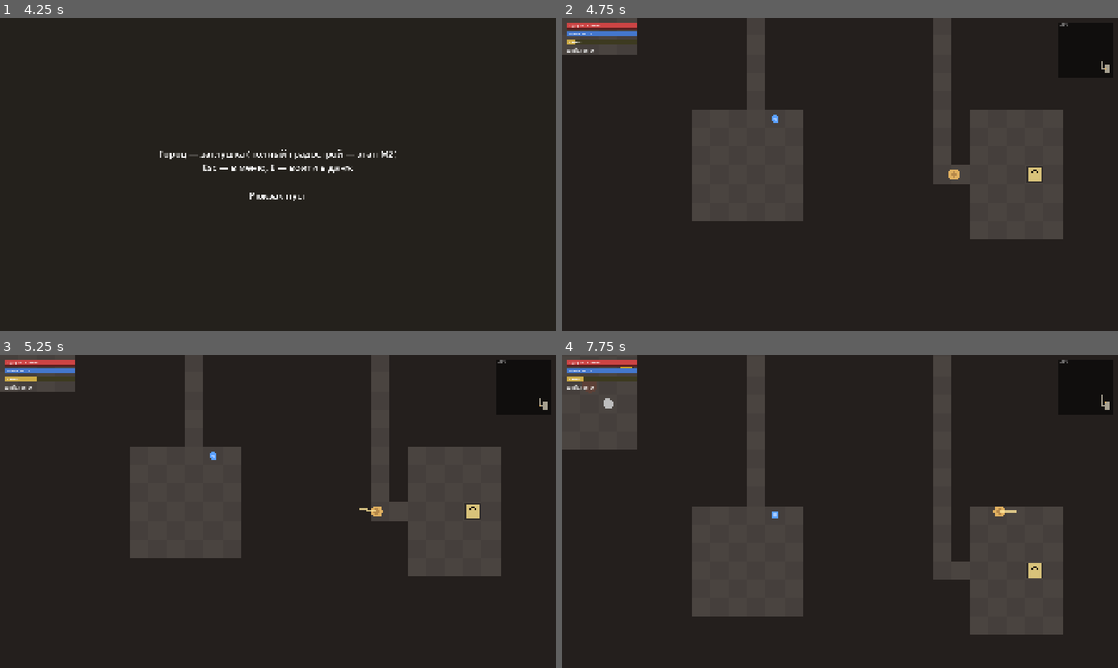
Above: before the commit, frames 1-4 (two rows, left to right).
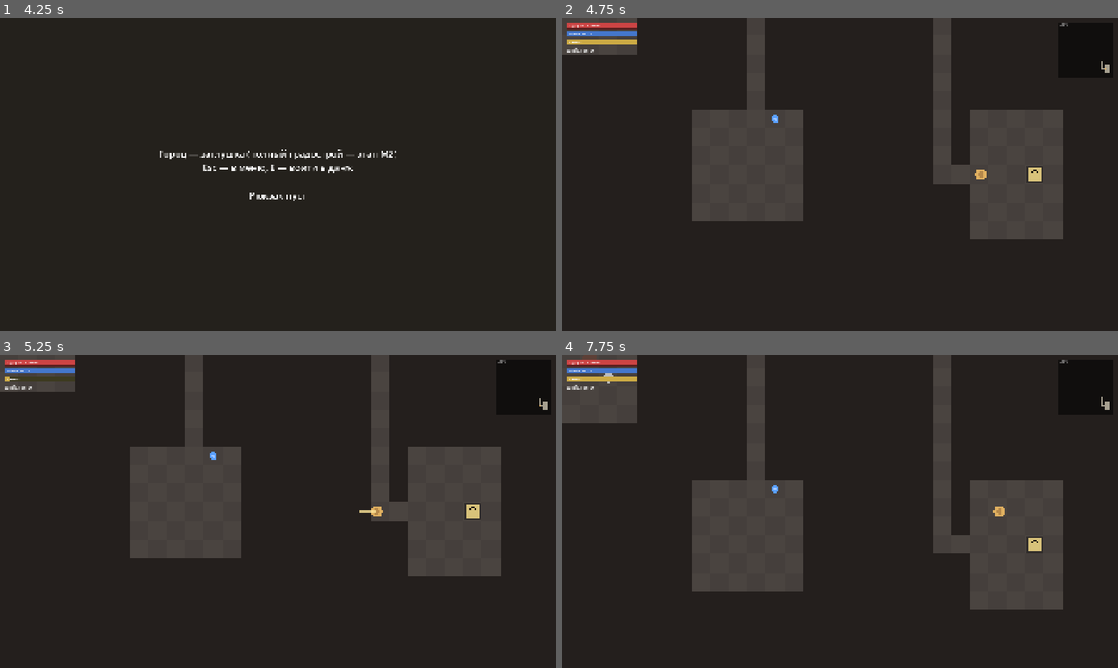
Above: after the commit, the same moments.

Repository: SDVGames-Studio/pepel-i-mana
Game: Godot game, scene res://scenes/main_menu.tscn
Two runs of this game, one before a commit and one after it. Both use one fixed random seed, a clock stepped at 60 frames per second and the inputs below.
Inputs (mouse positions are in pixels of both pictures, inside the frame that each line leads up to):
- Up to frame 1 (4.25 s): click "Новая игра" at 0.5 s; tap Enter at 1.25, 2.75 s; move the mouse to (400, 158) at 1.27 s; hold D (move_right) 1.28-2.03 s; tap Space (attack, bound only before the commit) at 1.35, 2, 2.3, 2.85, 3.5, 3.8 s; click (400, 158) at 1.42 s; tap Shift (dash, bound only before the commit) at 1.55, 2.1, 3.05, 3.6 s; move the mouse to (166, 190) at 2.02 s; hold S (move_down) 2.03-2.78 s; click (166, 190) at 2.17 s; move the mouse to (333, 105) at 2.77 s; hold D (move_right) 2.78-3.53 s; click (333, 105) at 2.92 s; move the mouse to (250, 237) at 3.52 s; hold W (move_up) from 3.53 s (still down); click (250, 237) at 3.67 s
- Up to frame 2 (4.75 s): tap Enter at 4.25 s; move the mouse to (1006, 221) at 4.27 s; release W (move_up) at 4.28 s; hold A (move_left) from 4.28 s (still down); hold E (interact) from 4.28 s (still down); click (1006, 221) at 4.42 s; tap Shift (dash, bound only before the commit) at 4.55 s
- Up to frame 3 (5.25 s): keep holding A (move_left); move the mouse to (111, 464) at 5.02 s; release E (interact) at 5.03 s; tap Space (attack, bound only before the commit) at 5.1 s; click (111, 464) at 5.17 s
- Up to frame 4 (7.75 s): tap Space (attack, bound only before the commit) at 5.75, 6.6 s; move the mouse to (867, 511) at 5.77 s; release A (move_left) at 5.78 s; hold S (move_down) 5.78-6.53 s; tap Shift (dash, bound only before the commit) at 5.85, 7.35 s; click (867, 511) at 5.92 s; move the mouse to (756, 433) at 6.52 s; hold D (move_right) 6.53-7.28 s; click (756, 433) at 6.67 s; move the mouse to (962, 495) at 7.27 s; hold W (move_up) from 7.28 s (still down); click (962, 495) at 7.42 s

Frame 1 is identical in both runs. In frame 2, 0.3% of the frame differs, in the area x 2-77%, y 6-52%; in frame 3, 0.1%; in frame 4, 8.1%, in the area x 0-98%, y 3-90%.

Commit message:
M1: управление по правкам заказчика - удар ЛКМ в сторону курсора, уворот на Space (отпрыг ~1.2 тайла)

Diff:
--- a/data/dungeon.json
+++ b/data/dungeon.json
@@ -19,8 +19,8 @@
 		"attack_range": 30,
 		"attack_arc": 90,
 		"attack_cooldown": 0.4,
-		"dash_mult": 3.0,
-		"dash_time": 0.15,
+		"dash_distance": 38,
+		"dash_time": 0.12,
 		"dash_cooldown": 1.5,
 		"vision_tiles": 6
 	},
--- a/project.godot
+++ b/project.godot
@@ -49,11 +49,6 @@
 }
 dash={
 "deadzone": 0.2,
-"events": [Object(InputEventKey,"resource_local_to_scene":false,"resource_name":"","device":-1,"window_id":0,"alt_pressed":false,"shift_pressed":false,"ctrl_pressed":false,"meta_pressed":false,"pressed":false,"keycode":0,"physical_keycode":4194325,"key_label":0,"unicode":0,"location":0,"echo":false,"script":null)
-]
-}
-attack={
-"deadzone": 0.2,
 "events": [Object(InputEventKey,"resource_local_to_scene":false,"resource_name":"","device":-1,"window_id":0,"alt_press …(190 unchanged characters)…
 ]
 }
--- a/scripts/hero.gd
+++ b/scripts/hero.gd
@@ -1,6 +1,6 @@
 extends CharacterBody2D
-## Герой (M1): движение WASD/стрелки, рывок на Shift, удар ближнего боя
-## в сторону курсора мыши (Space или ЛКМ). Примитивы вместо спрайтов — арт в M8.
+## Герой (M1): движение WASD/стрелки, уворот-отпрыг на Space,
+## удар ближнего боя ЛКМ в сторону курсора. Примитивы вместо спрайтов — арт в M8.
 
 signal died
 
@@ -64,11 +64,17 @@
 		_dash_cd = float(p["dash_cooldown"])
 	if _dash_left > 0.0:
 		_dash_left -= delta
-		velocity = facing * float(p["speed"]) * float(p["dash_mult"])
+		# отпрыг на фиксированную дистанцию от точки старта (об стену останавливается)
+		var dash_speed := float(p["dash_distance"]) / float(p["dash_time"])
+		velocity = facing * dash_speed
 	else:
 		velocity = dir * float(p["speed"])
 	move_and_slide()
-	if Input.is_action_just_pressed("attack"):
+
+
+func _unhandled_input(event: InputEvent) -> void:
+	if event is InputEventMouseButton and event.pressed \
+			and event.button_index == MOUSE_BUTTON_LEFT:
 		try_attack()
 
 
Not shown, changed: CHANGELOG_M1.md
